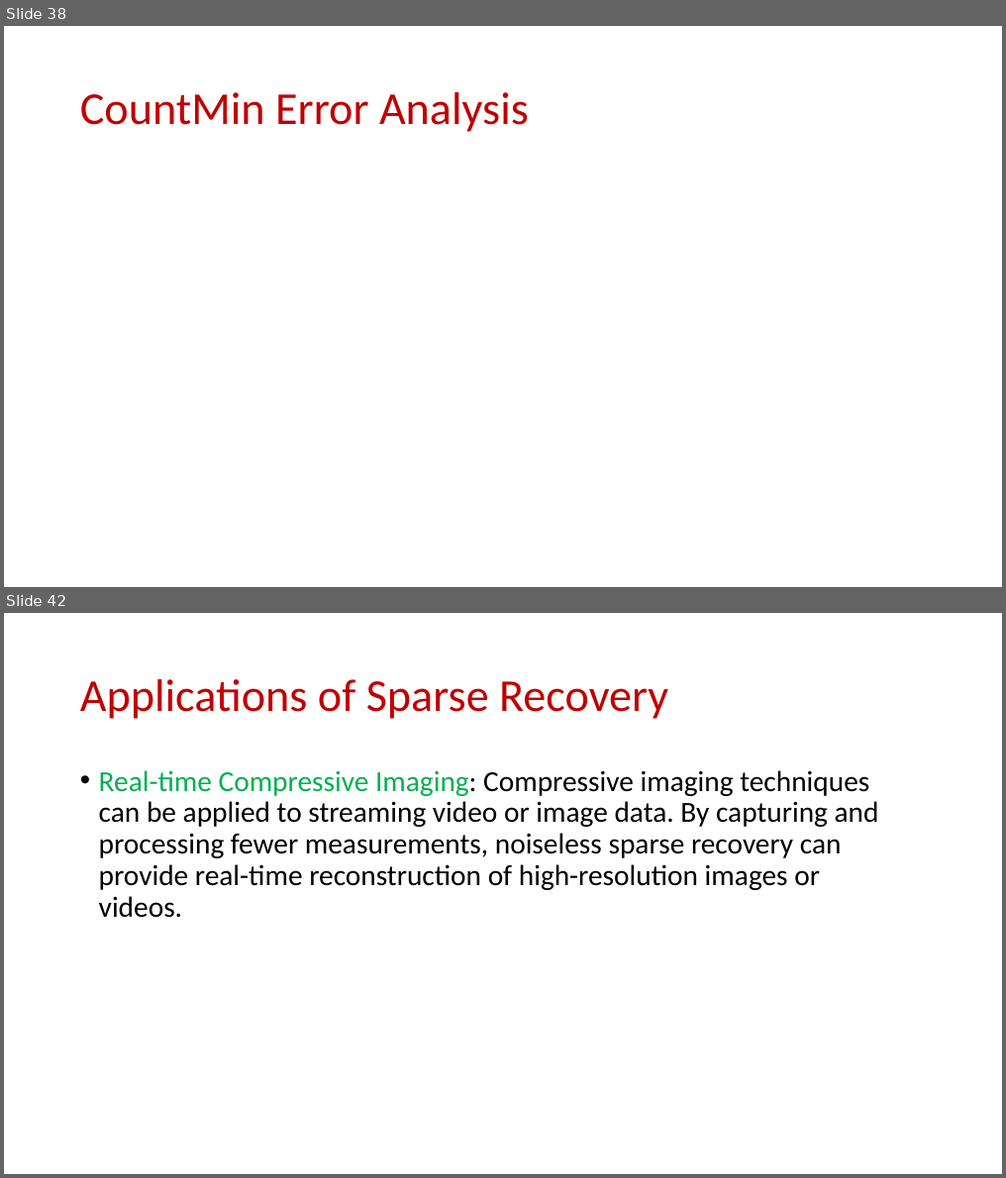
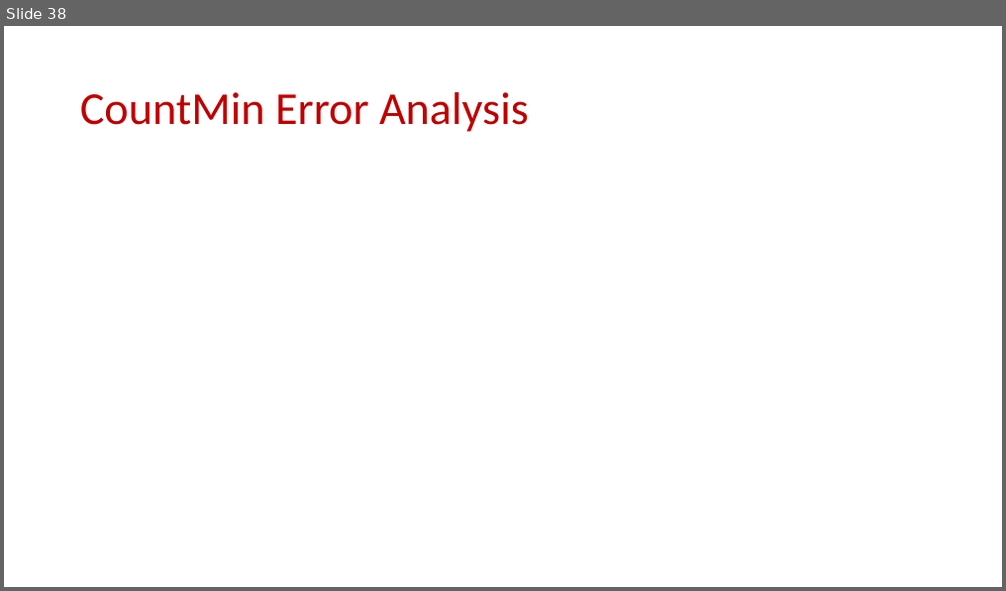
Before and after one commit to samsonzhou/samsonzhou.github.io, a slide deck: CSCE689-23/L11.pptx. Shown one above the other, each under a label of ours: slides 38 and 42 before the commit, slide 38 after it; the slides between them are not shown. The pictures are 1006x1178 and 1006x591 pixels, drawn with LibreOffice and Linux fonts; fonts in the diff are those of the drawing; grey boxes stand for pictures. Boxes give left, top, right and bottom in pixels: in the first picture for what was removed or moved away, otherwise in the second. Text is boxed around its words. In the diff, an @@ line names an element or a change of style, - is before the commit and + after.

```diff
--- a/CSCE689-23/L11.pptx
+++ b/CSCE689-23/L11.pptx
@@ slide 42 removed at (4, 613, 1002, 1174), background #FFFFFF @@
@@ title removed at (80, 679, 668, 719) @@
-Applications of Sparse Recovery
@@ text removed at (99, 770, 879, 918) @@
-• Real-time Compressive Imaging: Compressive imaging techniques can be applied to streaming video or image data. By capturing and processing fewer measurements, noiseless sparse recovery can provide real-time reconstruction of high-resolution images or videos.
```
Also in this commit, not shown: 5 slides changed, 60 other slides removed, 1 other file.
